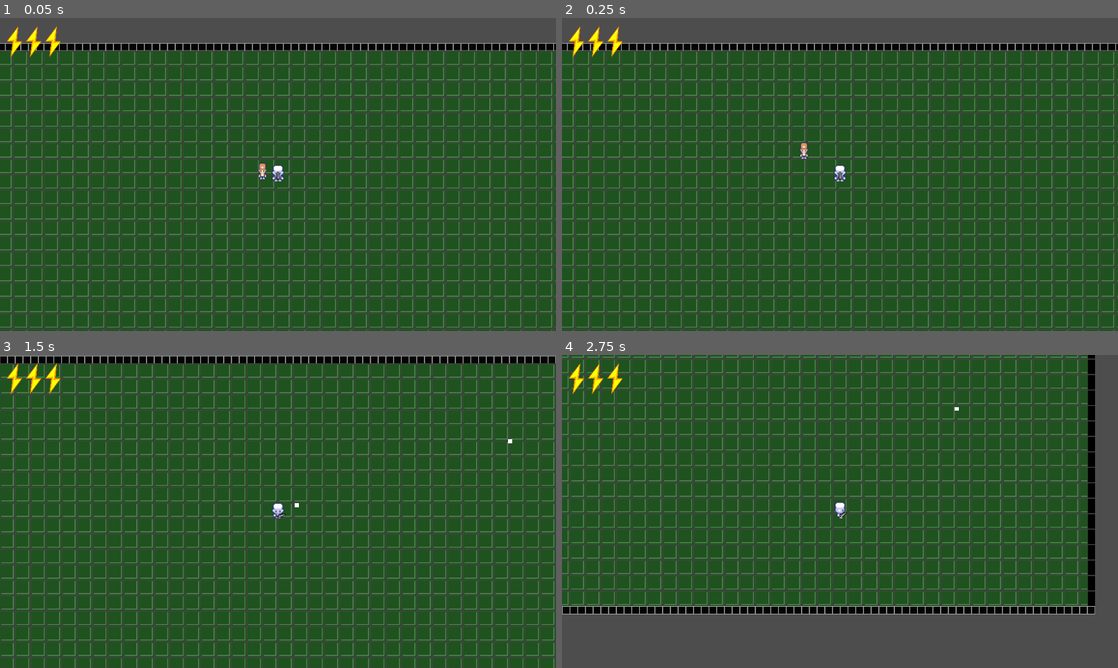
Above: before the commit, frames 1-4 (two rows, left to right).
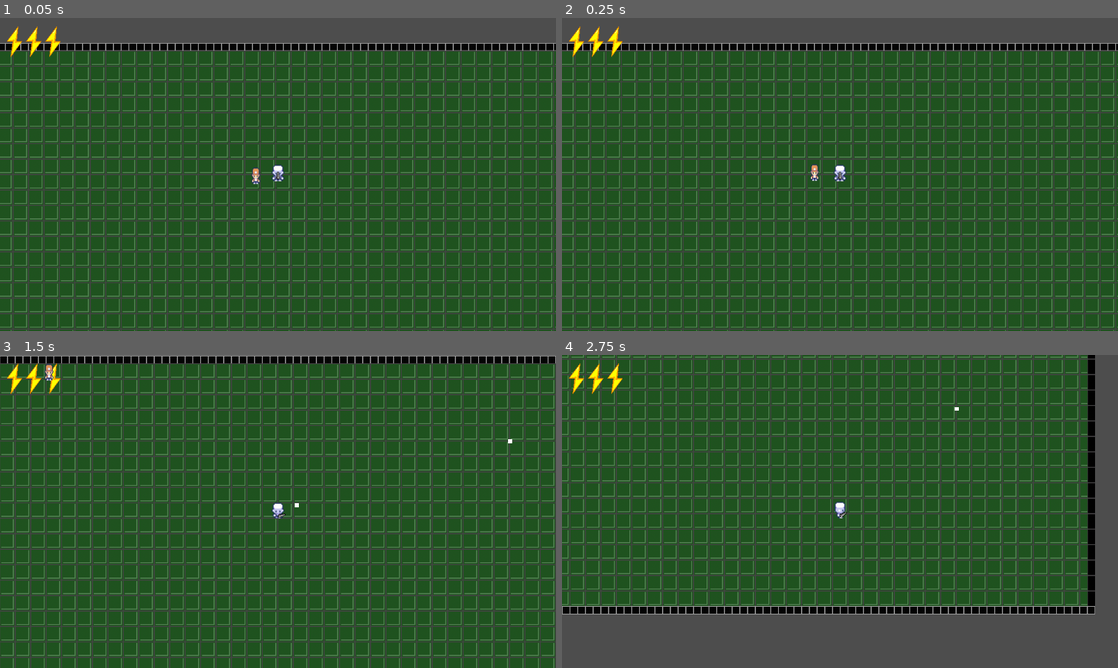
Above: after the commit, the same moments.

Repository: Hisoka-Morow-404/test-game
Game: Godot game, scene res://scenes/DebugWorld.tscn
Two runs of this game, one before a commit and one after it. Both use one fixed random seed, a clock stepped at 60 frames per second and the inputs below.
Inputs (mouse positions are in pixels of both pictures, inside the frame that each line leads up to):
- Up to frame 1 (0.05 s): no input
- Up to frame 2 (0.25 s): no input
- Up to frame 3 (1.5 s): move the mouse to (400, 495) at 0.52 s; hold D (ui_right) 0.53-1.28 s; click (400, 495) at 0.67 s; move the mouse to (428, 480) at 1.27 s; hold S (ui_down) from 1.28 s (still down); click (428, 480) at 1.42 s
- Up to frame 4 (2.75 s): move the mouse to (1051, 392) at 2.02 s; release S (ui_down) at 2.03 s; hold D (ui_right) from 2.03 s (still down); click (1051, 392) at 2.17 s

The runs differ from the first frame. In frame 1, 0.1% of the frame differs, in the area x 45-48%, y 46-54%; in frame 2, 0.1%, in the area x 42-47%, y 39-53%; in frame 3, less than 0.1%; in frame 4, nothing differs.

Commit message:
fix enemy

Diff:
--- a/scenes/entities/enemy/Enemy.gd
+++ b/scenes/entities/enemy/Enemy.gd
@@ -5,6 +5,22 @@
 const SPEED = 300.0
 var value = randf_range(-1, 1)
 var direction = Vector2(value,value).normalized()
+var timer = Timer.new()
+
+func _ready():
+	timer.one_shot = true
+	timer.wait_time = 3
+
 
 func _physics_process(delta):
-	position += direction * SPEED * delta
+	if(timer.is_stopped()):
+		timer.start()
+		changeDirection(-10, 10)
+		velocity += direction * SPEED * delta
+
+
+	move_and_slide()
+
+func changeDirection(a:int, b:int):
+	value = randf_range(a, b)
+	var direction = Vector2(value,value).normalized()
